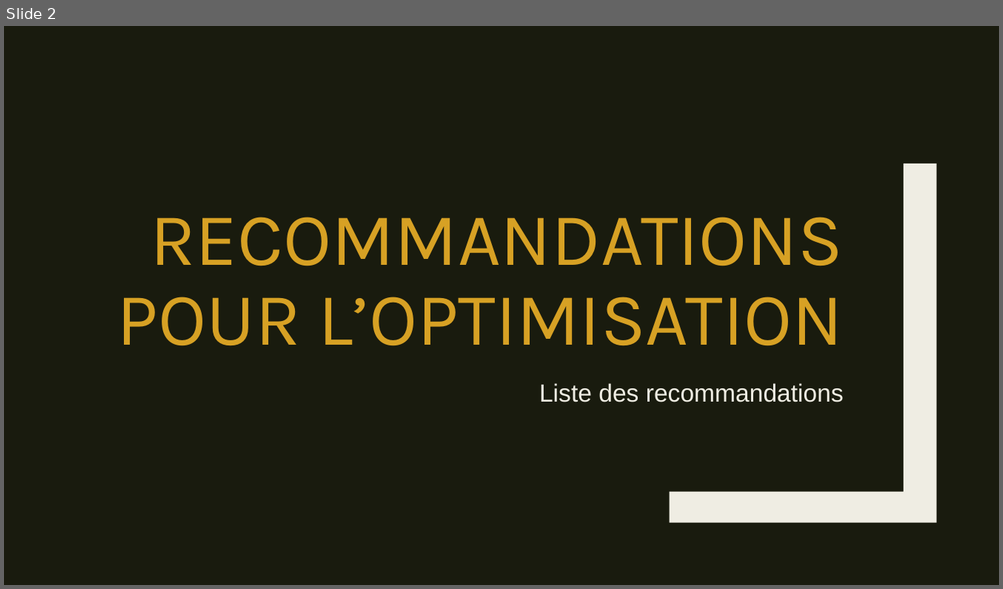
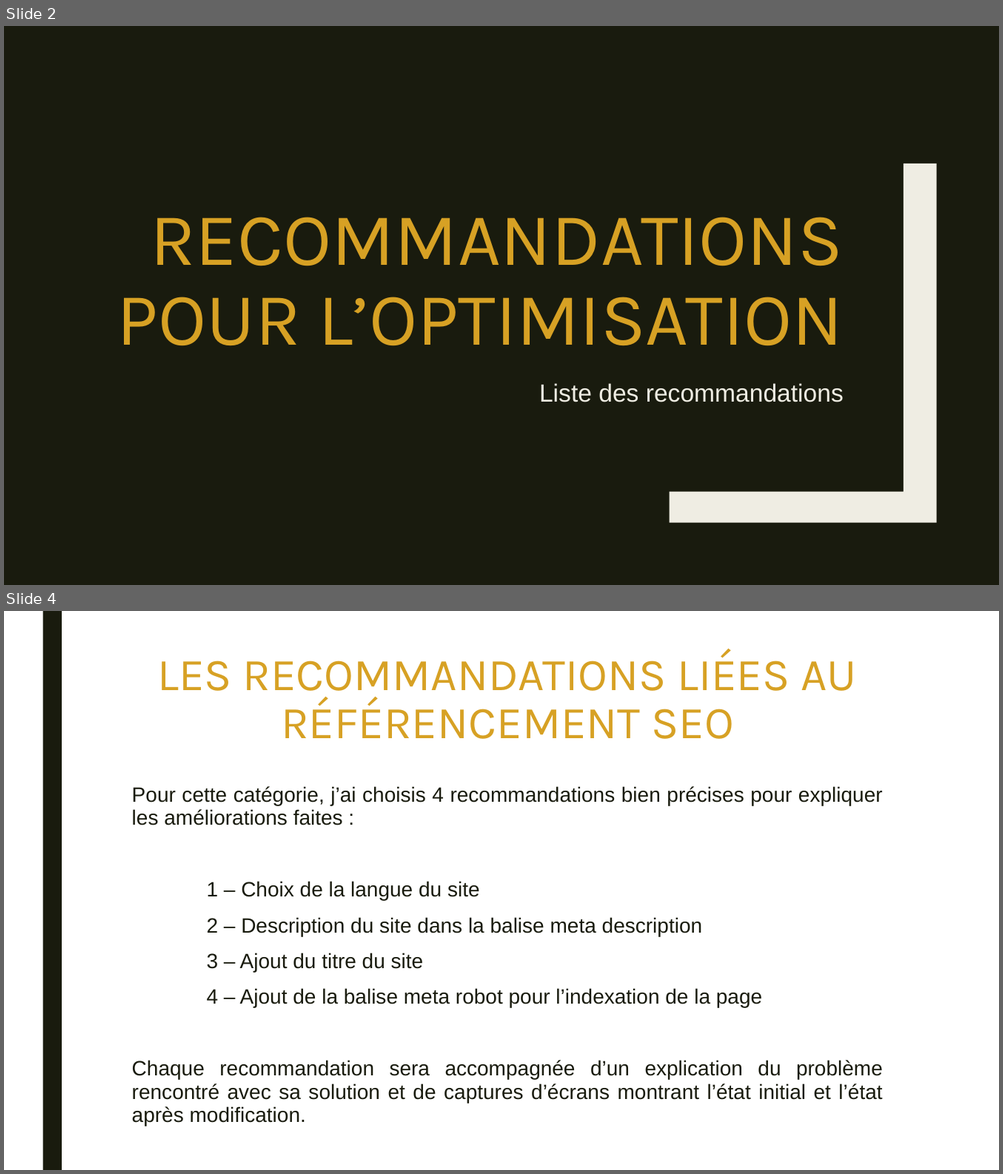
Before and after one commit to Amine-Be/Projet-4, a slide deck: P4_02_Recommandations.pptx. Shown one above the other, each under a label of ours: slide 2 before the commit, slides 2 and 4 after it; the slides between them are not shown. The pictures are 1003x589 and 1003x1174 pixels, drawn with LibreOffice and Linux fonts; fonts in the diff are those of the drawing. Boxes give left, top, right and bottom in pixels: in the first picture for what was removed or moved away, otherwise in the second. Text is boxed around its words. In the diff, an @@ line names an element or a change of style, - is before the commit and + after.

```diff
--- a/P4_02_Recommandations.pptx
+++ b/P4_02_Recommandations.pptx
@@ slide 4 added at <box>4,611,999,1170</box>, background #FFFFFF @@
@@ rectangle added at <box>42,611,62,1170</box>, fill #191B0E @@
@@ title added at <box>157,649,856,739</box>, 44 pt, text #D7A124 @@
+LES RECOMMANDATIONS LIÉES AU RÉFÉRENCEMENT SEO
@@ text added at <box>132,786,882,1127</box>, 20 pt, text #191B0E @@
+Pour cette catégorie, j’ai choisis 4 recommandations bien précises pour expliquer les améliorations faites :
+1 – Choix de la langue du site
+2 – Description du site dans la balise meta description
+3 – Ajout du titre du site
+4 – Ajout de la balise meta robot pour l’indexation de la page
+Chaque recommandation sera accompagnée d’un explication du problème rencontré avec sa solution et de captures d’écrans montrant l’état initial et l’état après modification.
```
Also in this commit, not shown: 1 slide changed, 27 other slides added.
